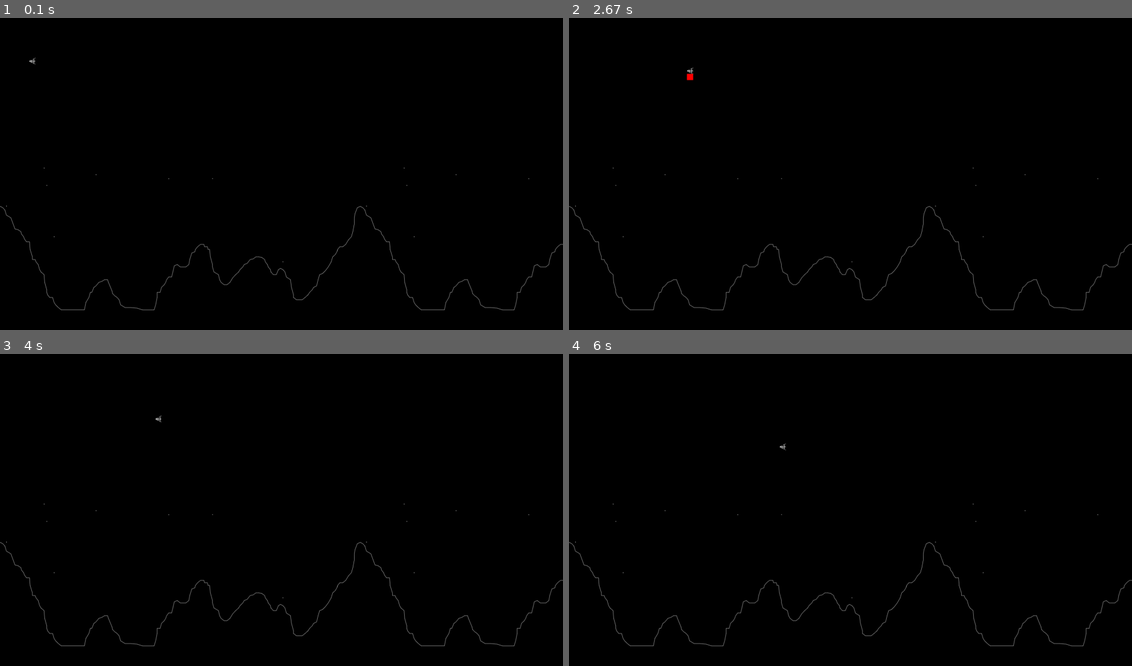
Above: before the commit, frames 1-4 (two rows, left to right).
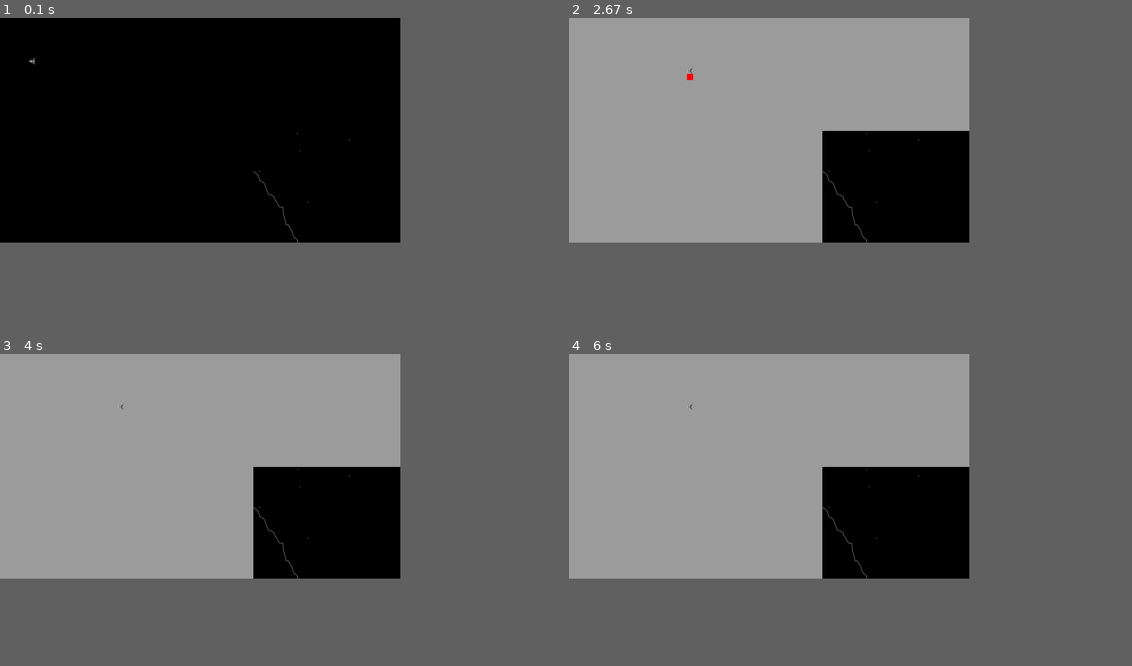
Above: after the commit, the same moments.

Repository: agmui/random_stuff
Game: pygame game, started from LM_game/LM_game.py
The game is run twice, just before and just after one commit, with the same random seed, the same clock (stepped at 60 frames per second) and the same inputs.
Inputs:
- Up to frame 1 (0.1 s): no input
- Up to frame 2 (2.67 s): hold Up 0.33-0.8 s; hold Up 0.83-1.2 s; hold Up 1.23-1.53 s; hold Up 1.57-1.93 s; hold Up 1.97-2.27 s; hold Up from 2.3 s (still down)
- Up to frame 3 (4 s): release Up at 2.67 s
- Up to frame 4 (6 s): no input
In our replay, the window is 900x500 before the commit and 640x360 after it. These sizes can differ from the game's own. Grey fills any space a smaller window leaves; there, only what the larger window draws over its background counts as a difference.

The runs differ from the first frame. In frame 1, 0.6% of the frame differs, in the area x 0-100%, y 36-94%; in frame 2, 42%; in frame 3, 42%, in the area x 0-100%, y 0-94%; in frame 4, 42%.

Commit message:
working on scroll

Diff:
--- a/LM_game/LM_game.py
+++ b/LM_game/LM_game.py
@@ -7,12 +7,16 @@
 py.init()
 py.display.set_caption('LM game')
 clock = py.time.Clock()  # FPS stuff
-GD = py.display.set_mode((1800, 1000))
+display_width = 1800
+display_height = 1000
+GD = py.display.set_mode((display_width, display_height))
+GD = py.display.set_mode((0, 0), py.RESIZABLE)
 crashed = False
 fire = False
 t = 1 / 60
 thrust = 20
 grav = 8.8
+
 
 class Player:
     def __init__(self, fuel):
@@ -25,6 +29,7 @@
         self.scaled_img = py.transform.rotozoom(self.image, self.angle - 90, self.scale)
         self.mask = py.mask.from_surface(self.image).scale((self.scaled_img.get_width(), self.scaled_img.get_height()))
         self.pos = [100 - self.scaled_img.get_width() / 2, 150 - self.scaled_img.get_height() / 2]
+        self.rect = [self.pos[0], self.pos[1], 0, 0]
 
     def draw(self, fire_):
         self.scaled_img = py.transform.rotozoom(self.image, self.angle - 90, self.scale)
@@ -62,10 +67,35 @@
         self.scaled_img = py.transform.rotozoom(self.image, 0, self.scale)
         self.mask = py.mask.from_surface(self.image).scale((self.scaled_img.get_width(), self.scaled_img.get_height()))
         self.pos = 0, GD.get_height() - self.image.get_height() * self.scale
+        self.scroll = 0
+        self.rect = py.Rect(self.pos, (self.scaled_img.get_width(), self.scaled_img.get_height()))
 
-    def draw_stage(self):
+    def draw_stage(self, offset):
         for i in range(2):
-            GD.blit(self.scaled_img, (self.pos[0] + i * self.image.get_width(), self.pos[1]))
+            # GD.blit(self.scaled_img, (self.pos[0] + i * self.image.get_width(), self.pos[1]))
+            GD.blit(self.scaled_img, offset(self.scaled_img))
+
+    def stage_scroll(self):
+        pass
+
+
+class Camera(object):
+    def __init__(self, camera_func, width, height):
+        self.camera_func = camera_func
+        self.state = py.Rect(0, 0, width, height)
+
+    def apply(self, target):
+        print(self.state.topleft)
+        return self.state.topleft
+
+    def update(self, target):
+        self.state = self.camera_func(self.state, target.rect)
+
+
+def simple_camera(camera, target_rect):
+    l, t, _, _ = target_rect  # l = left,  t = top
+    _, _, w, h = camera  # w = width, h = height
+    return py.Rect(-l + display_width / 2, -t + display_height / 2, w, h)
 
 
 def level_end():
@@ -74,6 +104,7 @@
 
 player = Player(100)
 level = Level()
+camera = Camera(simple_camera, level.scaled_img.get_width(), level.scaled_img.get_height())
 
 
 def main():
@@ -101,14 +132,15 @@
             player.landed()
             GD.fill((155, 155, 155))
 
-        level.draw_stage()
+        camera.update(player)  # camera follows player. Note that we could also follow any other sprite
+        level.draw_stage(camera.apply)
         player.physics()
         # player.pos = py.mouse.get_pos()
         player.draw(fire)
         if fire:
             player.rocket()
 
-        #time.sleep(0.5)
+        # time.sleep(0.5)
         py.display.update()
         clock.tick(60)
     py.quit()
